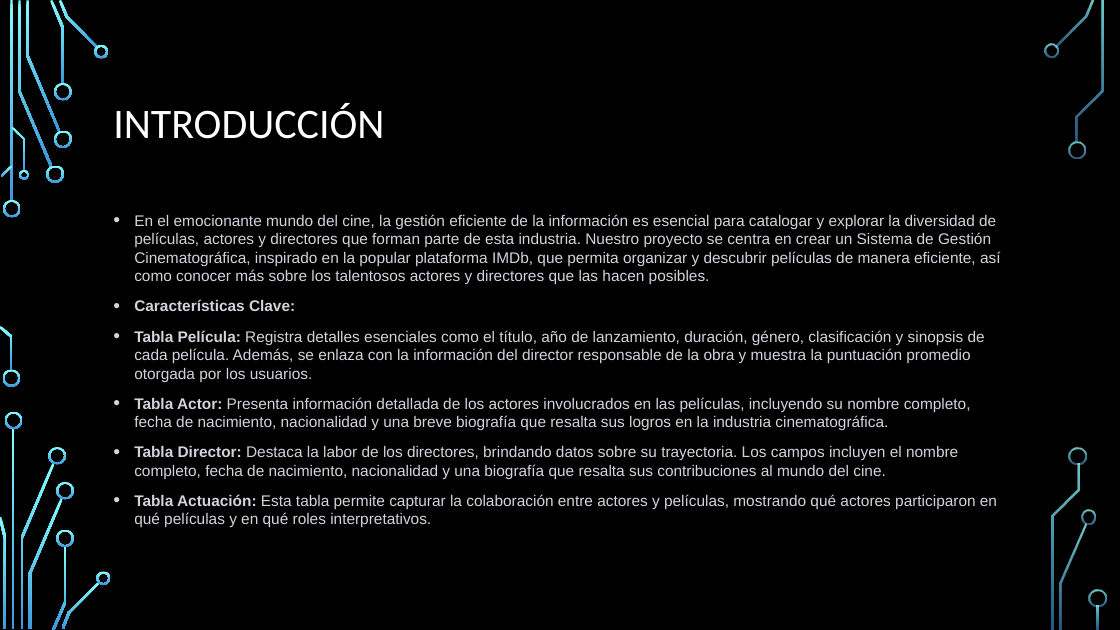
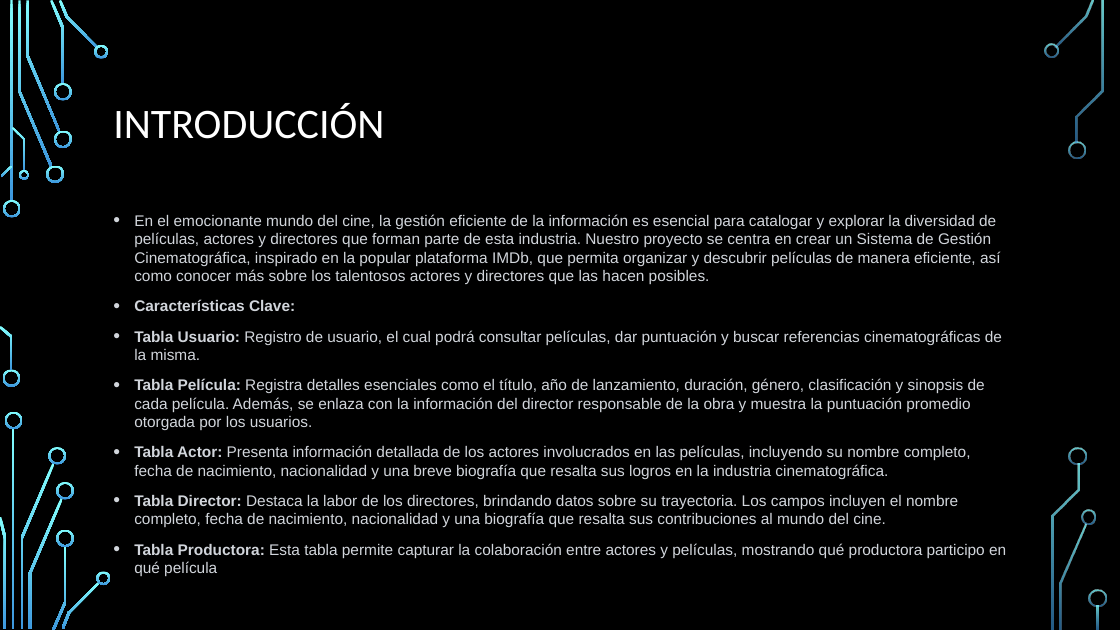
Before and after one commit to lfernandez312/SQL, a slide deck: slide 2 of SISTEMA DE GESTIÓN CINEMATOGRÁFICA.pptx. Drawn at 1120x630 pixels with LibreOffice and Linux fonts; fonts in the diff are those of the drawing; background and template pictures are left out. Boxes give left, top, right and bottom in pixels: in the first picture for what was removed or moved away, otherwise in the second. Text is boxed around its words. In the diff, an @@ line names an element or a change of style, - is before the commit and + after.

```diff
--- a/SISTEMA DE GESTIÓN CINEMATOGRÁFICA.pptx
+++ b/SISTEMA DE GESTIÓN CINEMATOGRÁFICA.pptx
@@ text at box(134, 330, 1002, 360): paragraph added @@
+• Tabla Usuario: Registro de usuario, el cual podrá consultar películas, dar puntuación y buscar referencias cinematográficas de la misma.
@@ text at box(134, 543, 1006, 576): text changed @@
-• Tabla Actuación: Esta tabla permite capturar la colaboración entre actores y películas, mostrando qué actores participaron en qué películas y en qué roles interpretativos.
+• Tabla Productora: Esta tabla permite capturar la colaboración entre actores y películas, mostrando qué productora participo en qué película
```
Also in this commit, not shown: 1 other slide changed, 1 slide added, 1 slide removed.
